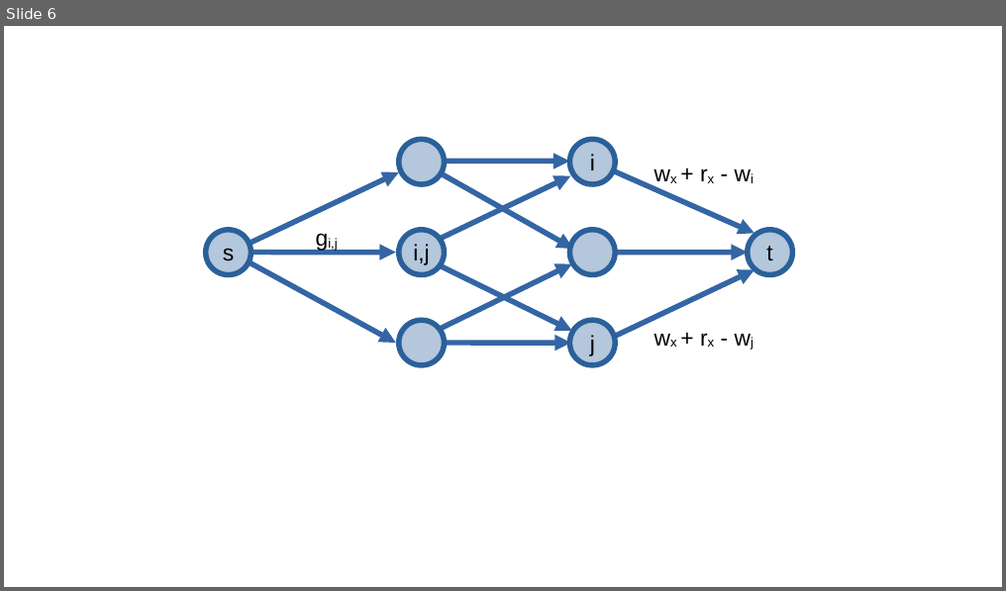
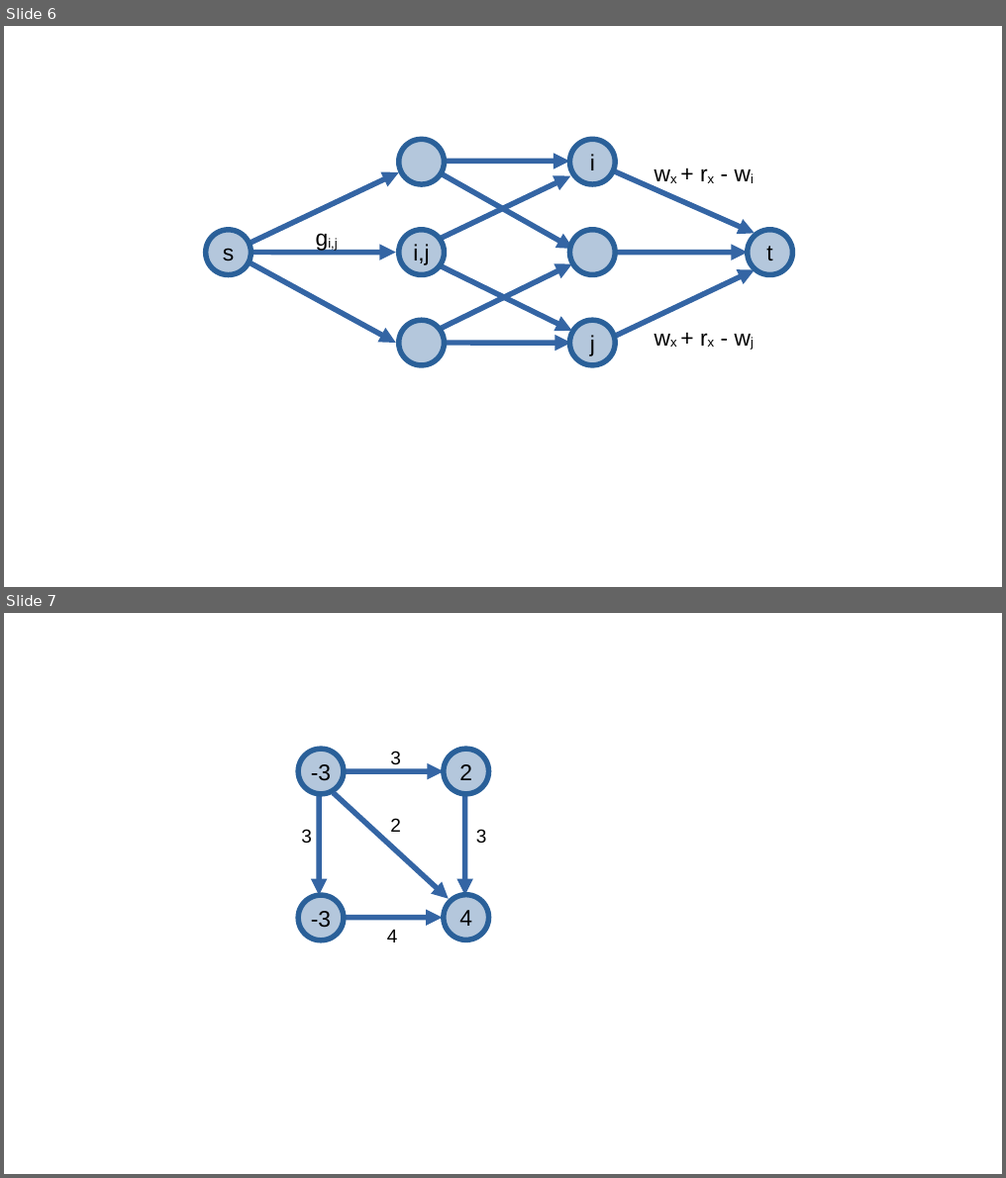
Before and after one commit to SmolLemon/SmolBook, a slide deck: visuals/Slides/flow-network-applications.odp. Shown one above the other, each under a label of ours: slide 6 before the commit, slides 6 and 7 after it. The pictures are 1006x591 and 1006x1178 pixels, drawn with LibreOffice and Linux fonts; fonts in the diff are those of the drawing. Boxes give left, top, right and bottom in pixels: in the first picture for what was removed or moved away, otherwise in the second. Text is boxed around its words. In the diff, an @@ line names an element or a change of style, - is before the commit and + after.

```diff
--- a/visuals/Slides/flow-network-applications.odp
+++ b/visuals/Slides/flow-network-applications.odp
@@ slide 7 added at box(4, 613, 1002, 1174), background #FFFFFF @@
@@ ellipse added at box(298, 749, 344, 794), fill #B4C7DC, outline #2A6099 4.31 pt, 18 pt, text #000000 @@
+-3
@@ text added at box(390, 751, 401, 764), 15 pt, text #000000 @@
+3
@@ ellipse added at box(444, 749, 488, 794), fill #B4C7DC, outline #2A6099 4.31 pt, 18 pt, text #000000 @@
+2
@@ arrow added from (319, 778) to (319, 895), #3465A4 4.31 pt @@
@@ arrow added from (321, 771) to (444, 771), #3465A4 4.31 pt @@
@@ arrow added from (465, 778) to (465, 895), #3465A4 4.31 pt @@
@@ arrow added from (334, 793) to (449, 899), #3465A4 4.31 pt @@
@@ text added at box(390, 818, 401, 832), 15 pt, text #000000 @@
+2
@@ text added at box(301, 829, 312, 843), 15 pt, text #000000 @@
+3
@@ text added at box(476, 829, 487, 843), 15 pt, text #000000 @@
+3
@@ ellipse added at box(298, 895, 344, 941), fill #B4C7DC, outline #2A6099 4.31 pt, 18 pt, text #000000 @@
+-3
@@ ellipse added at box(444, 894, 488, 940), fill #B4C7DC, outline #2A6099 4.31 pt, 18 pt, text #000000 @@
+4
@@ arrow added from (320, 917) to (443, 917), #3465A4 4.31 pt @@
@@ text added at box(387, 930, 398, 943), 15 pt, text #000000 @@
+4
```
Also in this commit, not shown: 1 other slide added, 10 other files.
